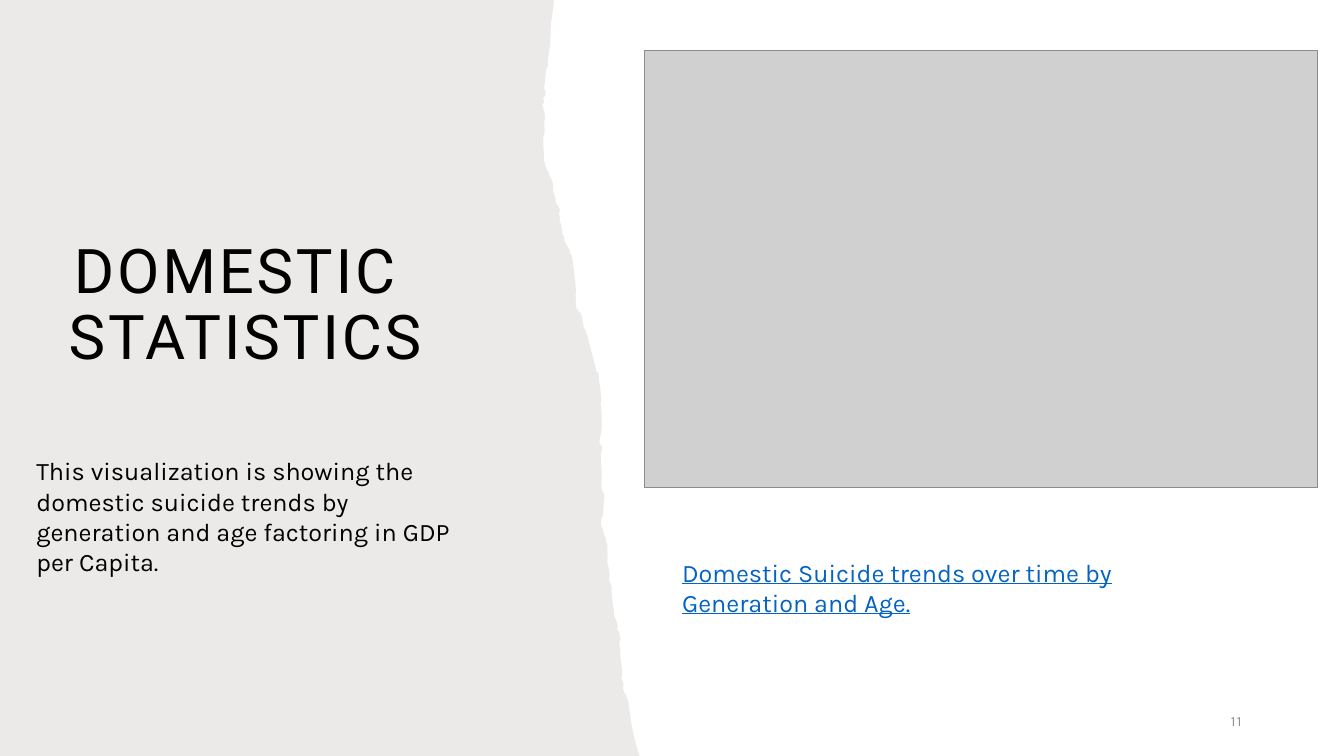
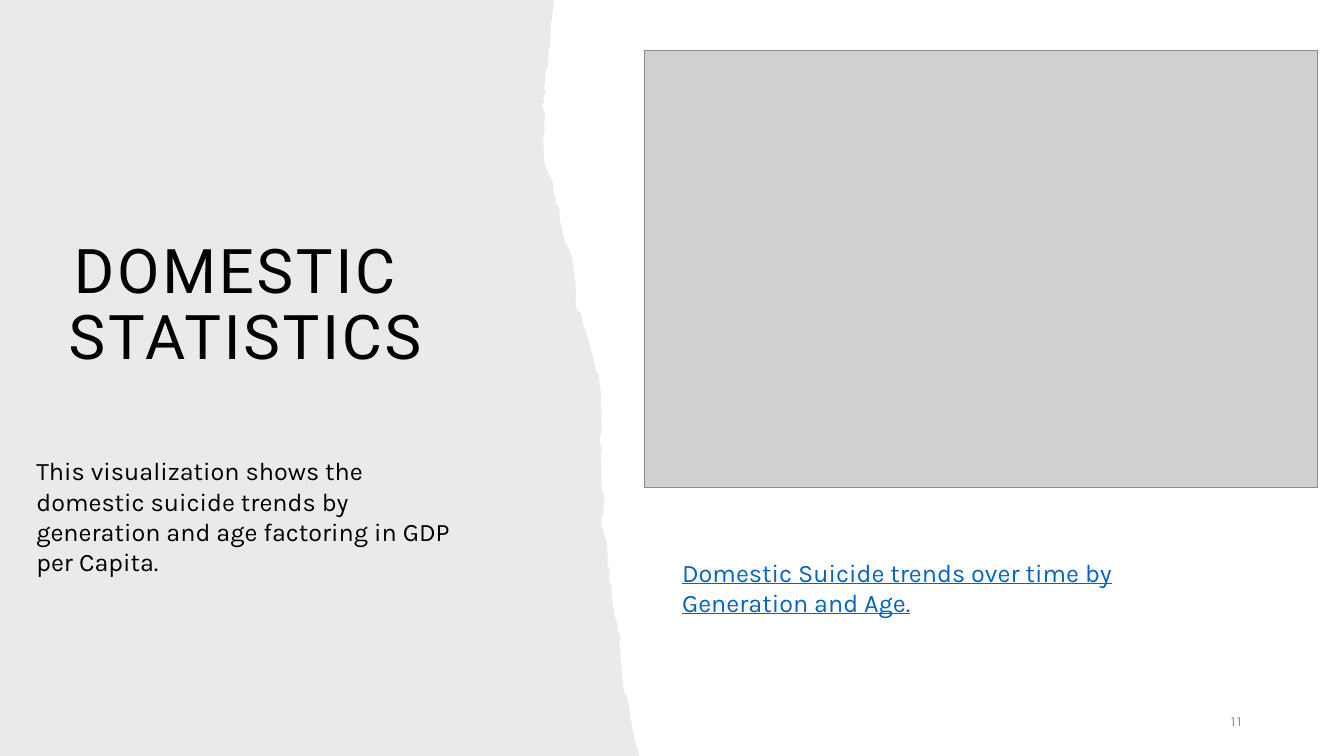
Before and after one commit to ejmatthe/project-four, a slide deck: slide 11 of Project 4.pptx. Drawn at 1344x756 pixels with LibreOffice and Linux fonts; fonts in the diff are those of the drawing; grey boxes stand for pictures. Boxes give left, top, right and bottom in pixels: in the first picture for what was removed or moved away, otherwise in the second. Text is boxed around its words. In the diff, an @@ line names an element or a change of style, - is before the commit and + after.

```diff
--- a/Project 4.pptx
+++ b/Project 4.pptx
@@ text at [36,462,450,577]: text changed @@
-This visualization is showing the domestic suicide trends by generation and age factoring in GDP per Capita.
+This visualization shows the domestic suicide trends by generation and age factoring in GDP per Capita.
```
Also in this commit, not shown: 8 other slides changed.
